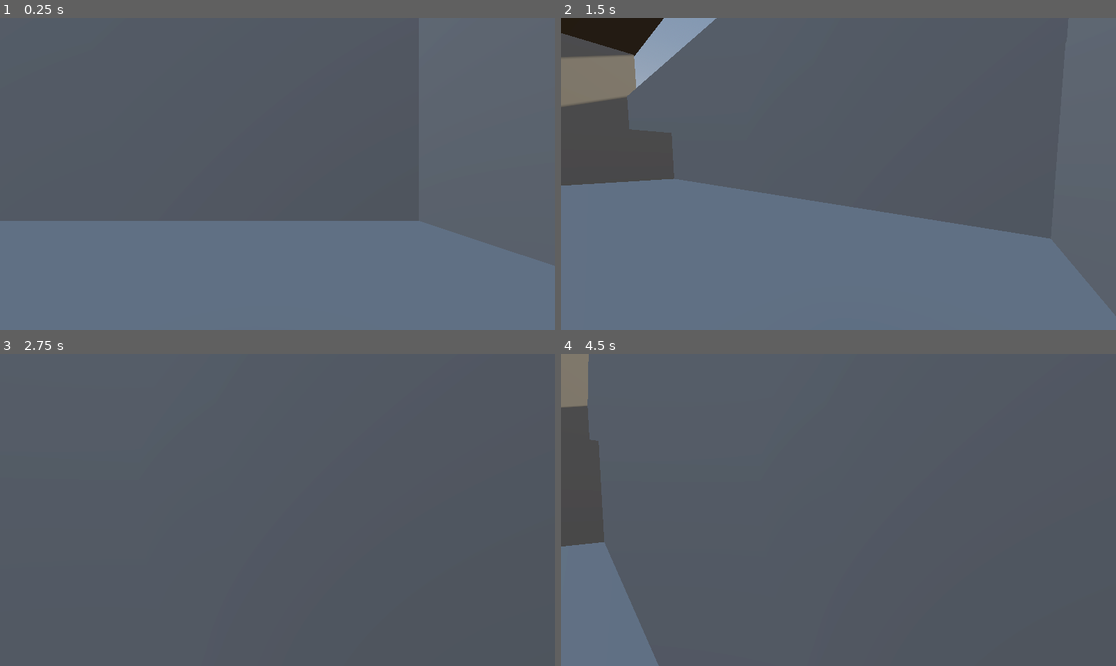
Above: before the commit, frames 1-4 (two rows, left to right).
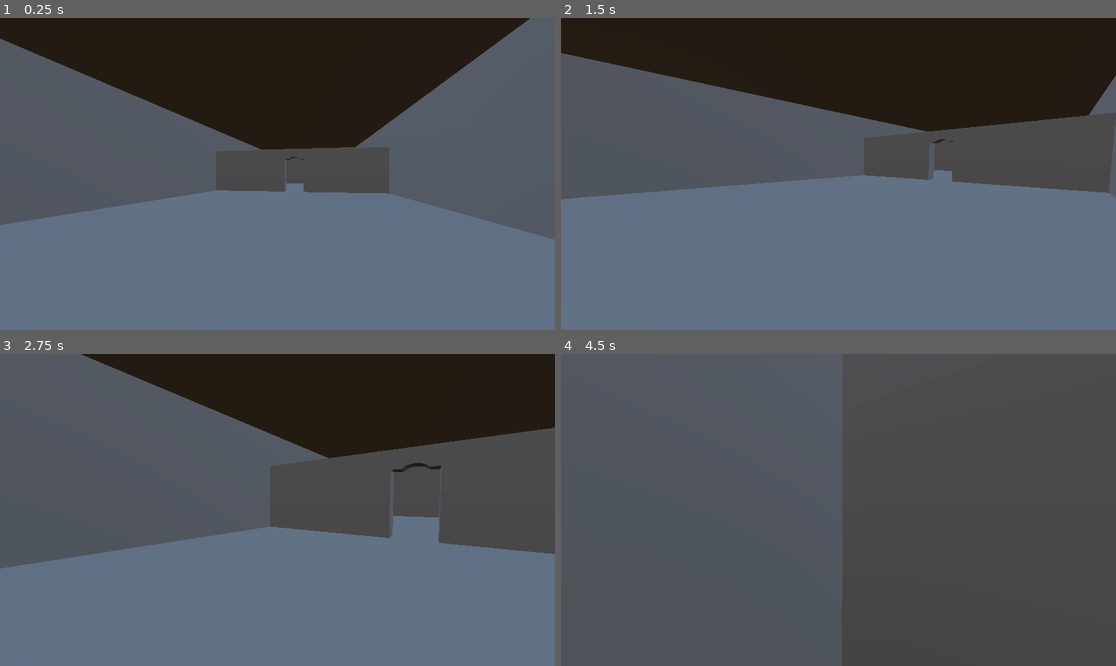
Above: after the commit, the same moments.

Repository: XIIGauge/tabakovic-adis-attemption.z
Game: Godot game, scene res://scenes/levels/level_01.tscn
The game is run twice, just before and just after one commit, with the same random seed, the same clock (stepped at 60 frames per second) and the same inputs.
Inputs (mouse positions are in pixels of both pictures, inside the frame that each line leads up to):
- Up to frame 1 (0.25 s): no input
- Up to frame 2 (1.5 s): tap Enter (ui_accept) at 0.5, 0.77 s; move the mouse to (960, 158) at 0.52 s; hold Right (ui_right) 0.53-1.28 s; click (960, 158) at 0.67 s; move the mouse to (810, 174) at 1.27 s; hold Up (ui_up) from 1.28 s (still down)
- Up to frame 3 (2.75 s): keep holding Up (ui_up); tap Enter (ui_accept) at 1.52 s; move the mouse to (288, 503) at 2.02 s
- Up to frame 4 (4.5 s): keep holding Up (ui_up); move the mouse to (832, 516) at 2.77 s; click (832, 516) at 2.92 s; tap Enter (ui_accept) at 3.02, 3.77 s; move the mouse to (877, 513) at 3.52 s; move the mouse to (794, 506) at 4.27 s

The runs differ from the first frame. In frame 1, 32% of the frame differs, in the area x 0-100%, y 0-80%; in frame 2, 40%; in frame 3, 61%, in the area x 0-100%, y 0-100%; in frame 4, 27%.

Commit message:
Update level_01.tscn

Diff:
--- a/scenes/levels/level_01.tscn
+++ b/scenes/levels/level_01.tscn
@@ -33,8 +33,17 @@
 size = Vector3(50, 1, 50)
 
 [node name="Foor2" type="CSGBox3D" parent="CSGCombiner3D" unique_id=1384587114]
-transform = Transform3D(1, 0, 0, 0, 1, 0, 0, 0, 1, 0.054641724, 16.239214, 3.274292)
-size = Vector3(42.10904, 1, 40.196045)
+transform = Transform3D(1, 0, 0, 0, 1, 0, 0, 0, 1, -0.02040863, 6.6583385, 3.562561)
+size = Vector3(41.95894, 1, 39.619507)
+
+[node name="F2CutThrough" type="CSGBox3D" parent="CSGCombiner3D/Foor2" unique_id=1284942755]
+transform = Transform3D(1, 0, 0, 0, 1, 0, 0, 0, 1, -1.4150717, -0.16912222, 0.35020876)
+operation = 2
+size = Vector3(6.490265, 2.0585327, 3.1119232)
+
+[node name="Foor3" type="CSGBox3D" parent="CSGCombiner3D" unique_id=401398567]
+transform = Transform3D(1, 0, 0, 0, 1, 0, 0, 0, 1, 0.054641724, 16.85804, 8.4470215)
+size = Vector3(42.10904, 1, 29.850586)
 
 [node name="Lvl1 Wall" type="CSGBox3D" parent="CSGCombiner3D" unique_id=816688090]
 transform = Transform3D(1, 0, 0, 0, 1, 0, 0, 0, 1, 0, 2.0353107, 22.7808)
@@ -48,7 +57,7 @@
 transform = Transform3D(-4.371139e-08, 0, 1, 0, 1, 0, -1, 0, -4.371139e-08, -20.482319, 6.9695177, 3.314808)
 size = Vector3(40.049316, 6.1717224, 1)
 
-[node name="Lvl2 Wall 3" type="CSGBox3D" parent="CSGCombiner3D" unique_id=1148386057]
+[node name="Lvl3 Wall 2" type="CSGBox3D" parent="CSGCombiner3D" unique_id=1148386057]
 transform = Transform3D(-4.371139e-08, 0, 1, 0, 1, 0, -1, 0, -4.371139e-08, -20.482319, 12.959092, 3.314808)
 size = Vector3(40.049316, 6.1717224, 1)
 
@@ -80,16 +89,22 @@
 sides = 16
 
 [node name="Wall8" type="CSGBox3D" parent="CSGCombiner3D" unique_id=1506069819]
-transform = Transform3D(-1, 0, -8.742278e-08, 0, 1, 0, 8.742278e-08, 0, -1, 0.040159225, 7.0290823, 0.91125107)
-size = Vector3(40, 6.1103516, 1)
+transform = Transform3D(-1, 0, -8.742278e-08, 0, 1, 0, 8.742278e-08, 0, -1, 0.040159225, 10.023907, 0.91125107)
+size = Vector3(40, 12.1, 1)
 
-[node name="Wall11" type="CSGBox3D" parent="CSGCombiner3D" unique_id=1438240239]
-transform = Transform3D(-1, 0, -8.742278e-08, 0, 1, 0, 8.742278e-08, 0, -1, 0.040159225, 12.95003, 0.91125107)
-size = Vector3(40, 6.1103516, 1)
+[node name="CSGBox3D" type="CSGBox3D" parent="CSGCombiner3D/Wall8" unique_id=2020701812]
+transform = Transform3D(1, 0, 0, 0, 1, 0, 0, 0, 1, -16.350002, 0.7274904, -1.5497208e-06)
+operation = 2
+size = Vector3(3.5, 4.5450196, 2)
 
-[node name="Wall10" type="CSGBox3D" parent="CSGCombiner3D" unique_id=442198234]
-transform = Transform3D(-1, 0, -8.742278e-08, 0, 1, 0, 8.742278e-08, 0, -1, 0.040159225, 7.0290823, -16.262356)
-size = Vector3(40, 6.1103516, 1)
+[node name="Lvl2 Wall3" type="CSGBox3D" parent="CSGCombiner3D" unique_id=442198234]
+transform = Transform3D(-1, 0, -8.742278e-08, 0, 1, 0, 8.742278e-08, 0, -1, 0.040159225, 6.944701, -16.262356)
+size = Vector3(40, 5.9415894, 1)
+
+[node name="CSGBox3D" type="CSGBox3D" parent="CSGCombiner3D/Lvl2 Wall3" unique_id=382786956]
+transform = Transform3D(1, 0, 0, 0, 1, 0, 0, 0, 1, 11.407608, 1.813139, -0.050691605)
+operation = 2
+size = Vector3(3.6386719, 3.4980469, 2.6973267)
 
 [node name="Wall12" type="CSGBox3D" parent="CSGCombiner3D" unique_id=1149496714]
 transform = Transform3D(-1, 0, -8.742278e-08, 0, 1, 0, 8.742278e-08, 0, -1, 0.040159225, 7.0290823, 22.785175)
@@ -130,8 +145,8 @@
 sides = 16
 
 [node name="Lvl1 wall4" type="CSGBox3D" parent="CSGCombiner3D" unique_id=420925320]
-transform = Transform3D(1.3113416e-07, 0, -1, 0, 1, 0, 1, 0, 1.3113416e-07, 20.52248, 2.0353107, 3.1885967)
-size = Vector3(40, 4, 1)
+transform = Transform3D(1.3113416e-07, 0, -1, 0, 1, 0, 1, 0, 1.3113416e-07, 20.52248, 2.0353107, 3.2210674)
+size = Vector3(39.93506, 4, 1)
 
 [node name="CSGCylinder3D" type="CSGCylinder3D" parent="CSGCombiner3D/Lvl1 wall4" unique_id=708041360]
 transform = Transform3D(1, -1.3113416e-07, 1.3113416e-07, 1.3113416e-07, -4.371139e-08, -1, 1.3113416e-07, 1, -4.371137e-08, 0.41036868, 0.25696945, 0.0023345947)
@@ -157,5 +172,14 @@
 radius = 0.7158203
 sides = 24
 
+[node name="Stairs" type="CSGPolygon3D" parent="CSGCombiner3D" unique_id=469753015]
+transform = Transform3D(1, 0, 0, 0, 1, 0, 0, 0, 1, 5.4382334, -1.2703208, 5.1650925)
+polygon = PackedVector2Array(-10.1171, 0.3162955, -10.017897, 8.447425, 0.7556796, 0.23398685)
+depth = 4.17
+
+[node name="CSGBox3D" type="CSGBox3D" parent="CSGCombiner3D" unique_id=1350654861]
+transform = Transform3D(1, 0, 0, 0, 1, 0, 0, 0, 1, -11.361755, 6.4790664, -46.24667)
+size = Vector3(3.7735596, 1, 59.319267)
+
 [node name="ProtoController" parent="." unique_id=1530697500 instance=ExtResource("1_m802k")]
-transform = Transform3D(1, 0, 0, 0, 1, 0, 0, 0, 1, 14.960412, -0.22280848, -8.476553)
+transform = Transform3D(-0.20010324, 0, 0.97977483, 0, 1, 0, -0.97977483, 0, -0.20010324, 15.672503, -0.22280753, -9.84715)
